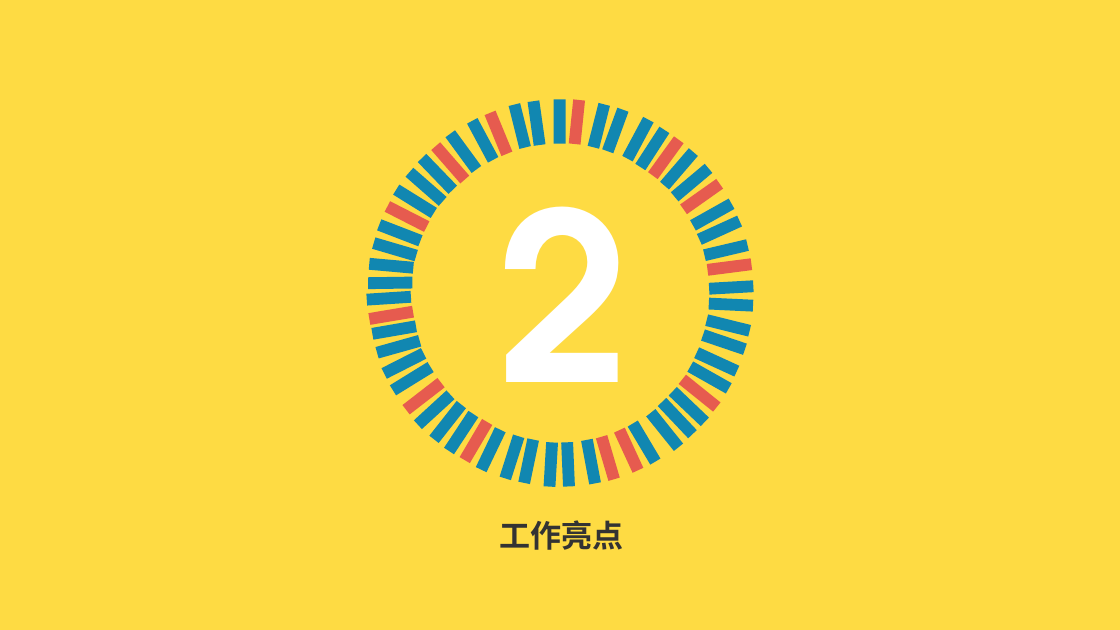
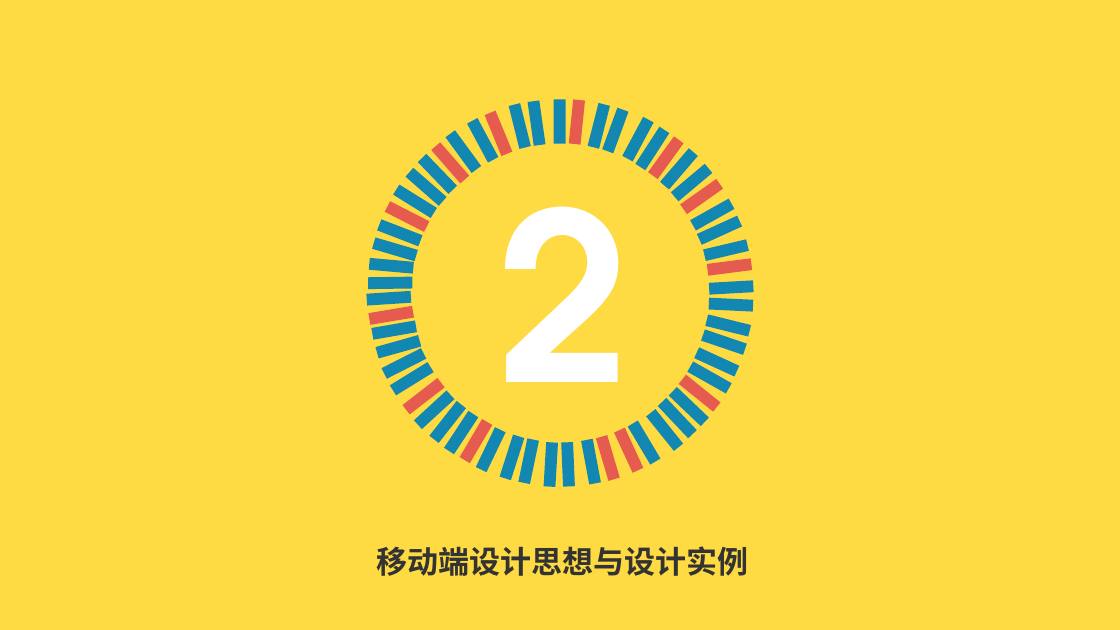
Before and after one commit to shangzhaoxiaozi/PRD-21, a slide deck: slide 16 of 非受控文档/PPT/界面原型.pptx (slide 5 before the commit). Drawn at 1120x630 pixels with LibreOffice and Linux fonts; fonts in the diff are those of the drawing. Boxes give left, top, right and bottom in pixels: in the first picture for what was removed or moved away, otherwise in the second. Text is boxed around its words. In the diff, an @@ line names an element or a change of style, - is before the commit and + after.

```diff
--- a/非受控文档/PPT/界面原型.pptx
+++ b/非受控文档/PPT/界面原型.pptx
@@ text at (x1=376, y1=546, x2=748, y2=576): text changed @@
-工作亮点
+移动端设计思想与设计实例
```
Also in this commit, not shown: 6 other slides changed, 31 slides added, 6 slides removed, 20 other files.
